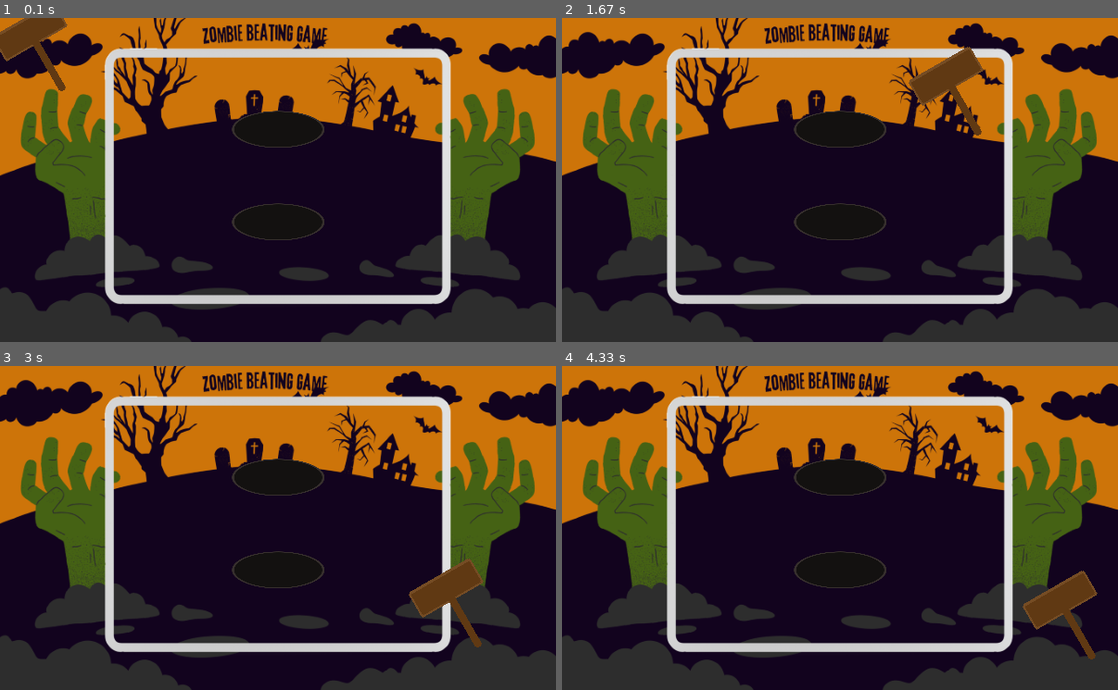
Above: before the commit, frames 1-4 (two rows, left to right).
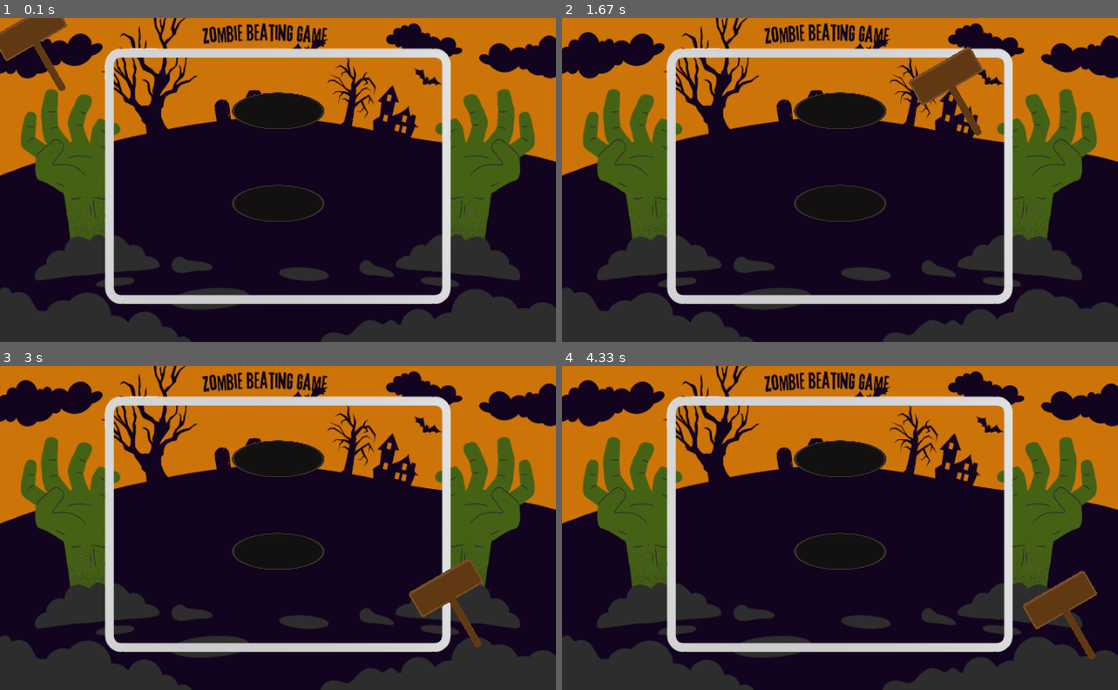
Above: after the commit, the same moments.

Repository: c0ngthanh/HK222_pygame_Zombie
Game: pygame game, started from whackzombie/game.py
The game is run twice, just before and just after one commit, with the same random seed, the same clock (stepped at 60 frames per second) and the same inputs.
Inputs (mouse positions are in pixels of both pictures, inside the frame that each line leads up to):
- Up to frame 1 (0.1 s): no input
- Up to frame 2 (1.67 s): move the mouse to (817, 192) at 0.37 s; move the mouse to (706, 183) at 0.87 s; move the mouse to (923, 66) at 1.2 s
- Up to frame 3 (3 s): move the mouse to (289, 417) at 1.7 s; move the mouse to (283, 563) at 2.27 s; move the mouse to (422, 579) at 2.6 s
- Up to frame 4 (4.33 s): move the mouse to (984, 498) at 3.03 s; move the mouse to (1040, 502) at 3.43 s; move the mouse to (1034, 589) at 4.1 s

The runs differ from the first frame. In frame 1, 1.2% of the frame differs, in the area x 41-59%, y 22-69%; in frame 2, 1.2%; in frame 3, 1.2%; in frame 4, 1.2%.

Commit message:
add music file

Diff:
--- a/whackzombie/game.py
+++ b/whackzombie/game.py
@@ -11,12 +11,19 @@
 IMAGEBACKGROUND = pygame.image.load('img/bg1.png')
 IMAGEHOLE = pygame.image.load('img/hole.png')
 IMAGEHAMMER = pygame.image.load('img/hammer.png')
-holes_position = [(250,100),(250,200)]
+holes_position = [(300,100),(300,200)]
 
 class Game:
     def __init__(self) -> None:
         #Init pygame
         pygame.init()
+        #Load music
+        '''
+        pygame.mixer.init()
+        self.theme = pygame.mixer.music.load('music/theme.mp3')
+        self.hit_sound1 = pygame.mixer.music.load('music/hit_1.mp3')
+        self.hit_sound2 = pygame.mixer.music.load('music/hit_2.mp3')
+        '''
         #Create screen play
         self.screen = pygame.display.set_mode((WINDOWWIDTH, WINDOWHEIGHT))
         pygame.display.set_caption('Smash Zombie')
@@ -34,14 +41,16 @@
         #Display background
         self.screen.blit(self.img_background, (0, 0))
         #Display hole
-        for pos in holes_position:
-            self.screen.blit(self.img_hole, pos)
+        for x,y in holes_position:
+            self.screen.blit(self.img_hole, (x-50,y-20))
         #Display hammer
         thisHammer = pygame.transform.rotate(self.img_hammer.copy(),(60 if clicked else 30))
         hammer_x, hammer_y = pygame.mouse.get_pos()
         hammer_x -= thisHammer.get_width() / 5
         hammer_y -= thisHammer.get_height() / 4
         self.screen.blit(thisHammer, (hammer_x, hammer_y))
+        #Display zombie
+
 
     def run(self):
         self.clicked = False
Not shown, added: music/hit_1.mp3
Not shown, added: music/hit_2.mp3
Not shown, added: music/theme.mp3
